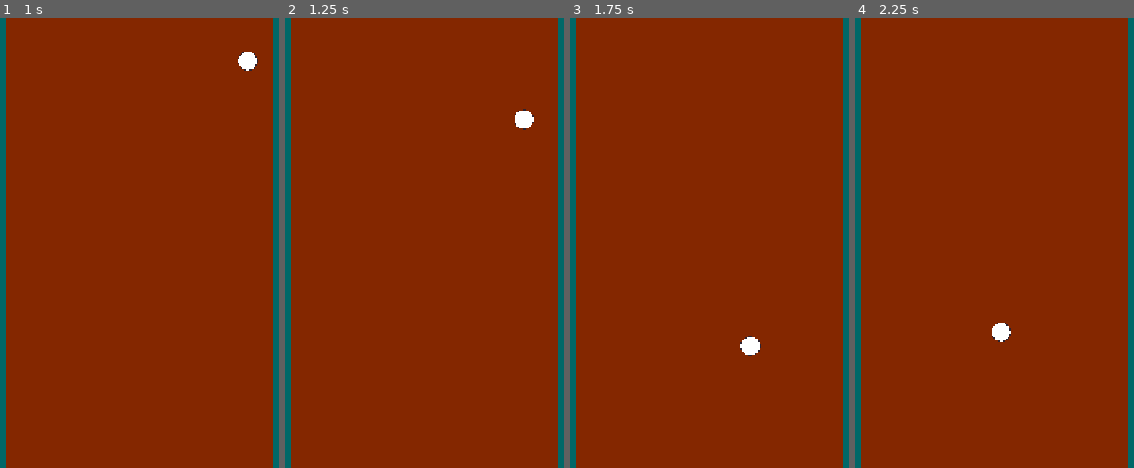
Above: before the commit, frames 1-4 (left to right).
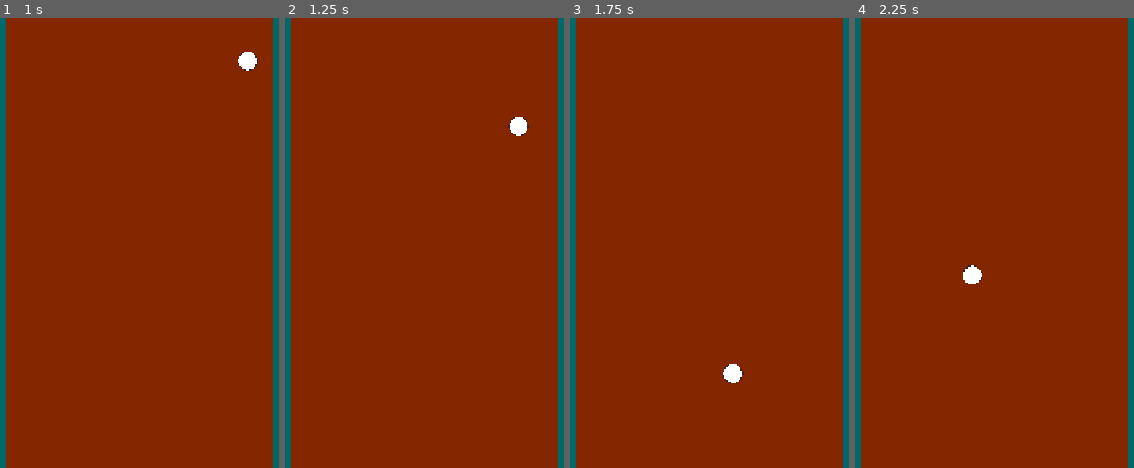
Above: after the commit, the same moments.

Repository: BenjaminVincent/jam-2
Game: Godot game, scene res://scenes/game.tscn
Same seed, same stepped clock (60 frames per second), same inputs: the game is played once before the commit and once after it.
Inputs:
- Up to frame 1 (1 s): tap Enter (ui_accept) at 0.5, 0.77 s; hold Right (ui_right) from 0.53 s (still down); tap Space (LAUNCH) at 0.6 s
- Up to frame 2 (1.25 s): keep holding Right (ui_right)
- Up to frame 3 (1.75 s): keep holding Right (ui_right); tap Space (LAUNCH) at 1.35 s; tap Enter (ui_accept) at 1.52 s
- Up to frame 4 (2.25 s): release Right (ui_right) at 2.03 s; hold Left (ui_left) from 2.03 s (still down); tap Space (LAUNCH) at 2.1 s

Frame 1 is identical in both runs. In frame 2, 0.3% of the frame differs, in the area x 79-90%, y 20-27%; in frame 3, 0.5%, in the area x 54-69%, y 70-82%; in frame 4, 0.5%.

Commit message:
Modded value of elasticity to 0.85 -> 0.70

Diff:
--- a/scripts/player.gd
+++ b/scripts/player.gd
@@ -7,7 +7,7 @@
 
 const LAUNCH_FRICTION: = 0.99
 const START_FRICTION: = 0.70
-const ELASTICITY: float = 0.70
+const ELASTICITY: float = 0.85
 
 var launched: bool = false
 var just_launched: bool = false
